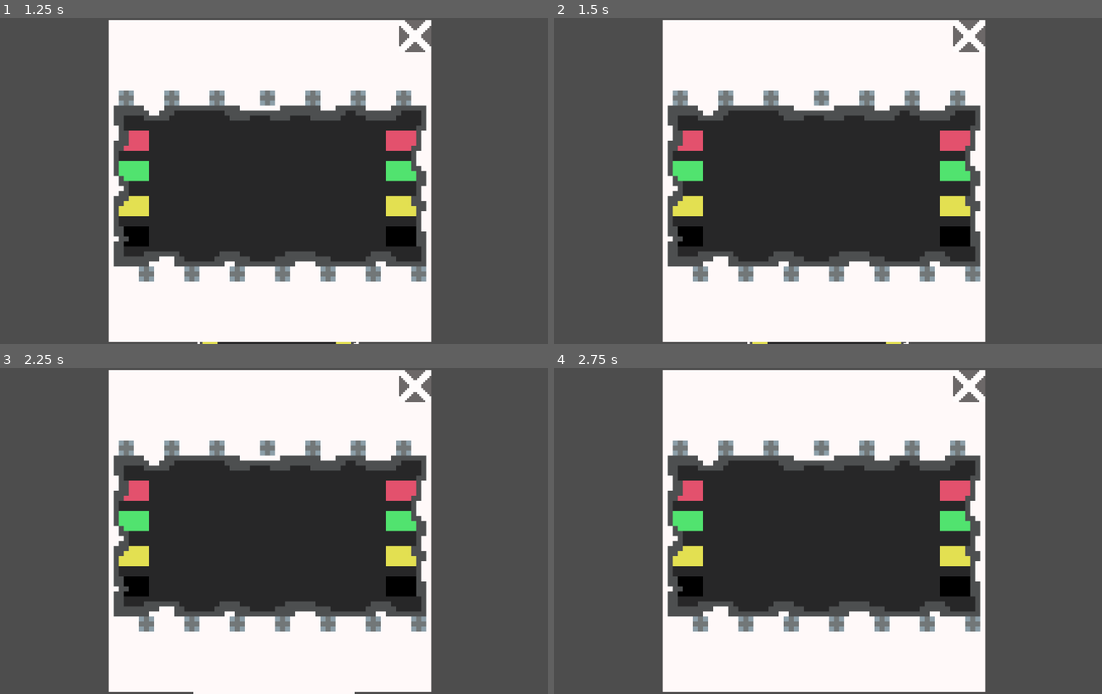
Above: before the commit, frames 1-4 (two rows, left to right).
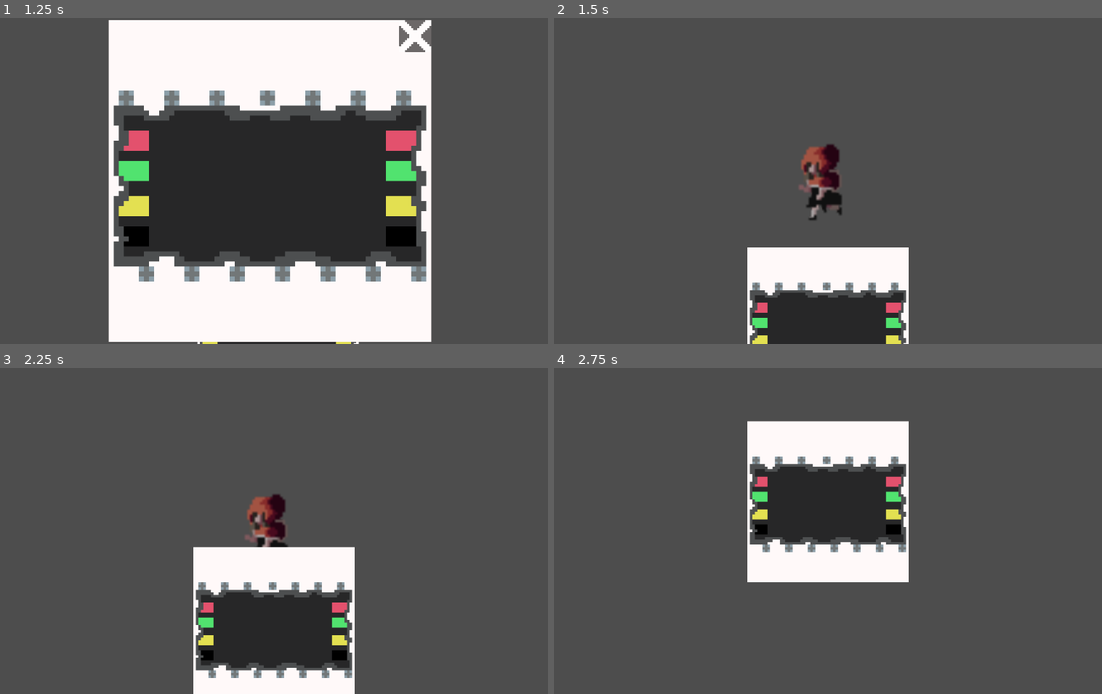
Above: after the commit, the same moments.

Repository: RacoonDOEggs/ProviderGame
Game: Godot game, scene res://scenes/levels/test_level.tscn
Same seed, same stepped clock (60 frames per second), same inputs: the game is played once before the commit and once after it.
Inputs (mouse positions are in pixels of both pictures, inside the frame that each line leads up to):
- Up to frame 1 (1.25 s): tap Enter at 0.5 s; move the mouse to (454, 327) at 0.52 s; hold D (right) from 0.53 s (still down); click (454, 327) at 0.6 s
- Up to frame 2 (1.5 s): release D (right) at 1.25 s; click (970, 37) at 1.25 s
- Up to frame 3 (2.25 s): tap Space at 2 s; move the mouse to (153, 547) at 2.02 s; hold S (down) from 2.03 s (still down); click (153, 547) at 2.1 s
- Up to frame 4 (2.75 s): keep holding S (down)

Frame 1 is identical in both runs. In frame 2, 53% of the frame differs, in the area x 19-79%, y 0-100%; in frame 3, 52%; in frame 4, 47%.

Commit message:
basic electrical box ui

Diff:
--- a/scenes/ui/electrical_box_ui.gd
+++ b/scenes/ui/electrical_box_ui.gd
@@ -3,3 +3,7 @@
 
 func _on_electrical_box_object_electrical_box_clicked():
 	visible = true
+
+
+func _on_texture_button_pressed():
+	visible = false
--- a/scenes/ui/electrical_box_ui.tscn
+++ b/scenes/ui/electrical_box_ui.tscn
@@ -39,3 +39,5 @@
 offset_bottom = 40.0
 grow_horizontal = 0
 texture_normal = ExtResource("2_qrnio")
+
+[connection signal="pressed" from="PanelWindow/TextureRect/TextureButton" to="." method="_on_texture_button_pressed"]
